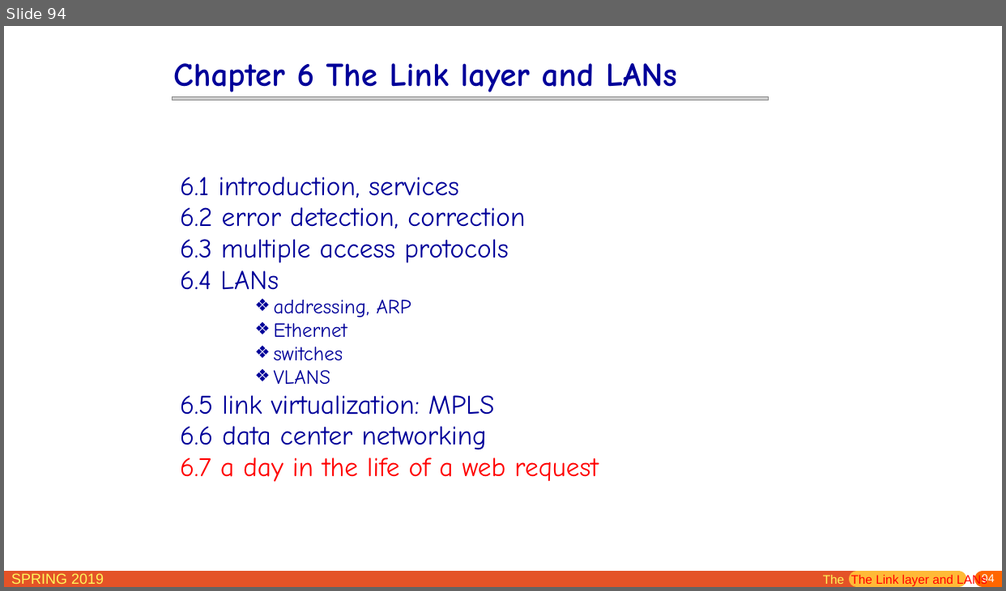
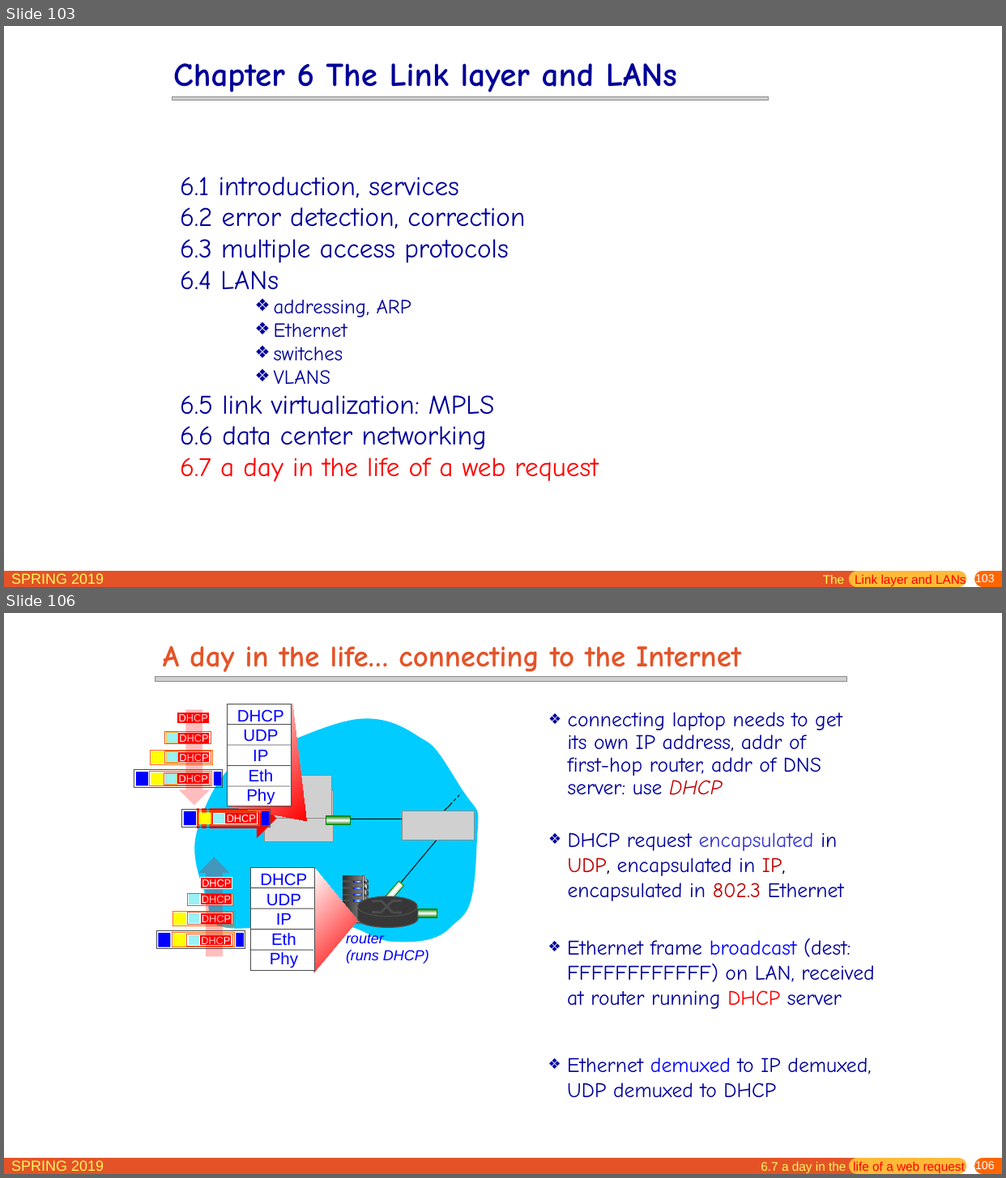
Before and after one commit to jichenghu/PPT_networkDistributed, a slide deck: chapter6.pptx. Shown one above the other, each under a label of ours: slide 94 before the commit, slides 103 and 106 after it; the slides between them are not shown. The pictures are 1006x591 and 1006x1178 pixels, drawn with LibreOffice and Linux fonts; fonts in the diff are those of the drawing; grey boxes stand for pictures. Boxes give left, top, right and bottom in pixels: in the first picture for what was removed or moved away, otherwise in the second. Text is boxed around its words. In the diff, an @@ line names an element or a change of style, - is before the commit and + after.

```diff
--- a/chapter6.pptx
+++ b/chapter6.pptx
@@ slide 106 added at (4,613,1002,1174), background #FFFFFF; not listed: 5 template elements that a slide beside it also shows @@
@@ title added at (163,646,741,672), 28.8 pt, text #E45327, bold @@
+A day in the life… connecting to the Internet
@@ picture added at (155,677,847,681) @@
@@ group added at (134,709,223,806): 16 rectangles, 3 texts, 1 down arrow @@
+DHCP
+DHCP
+DHCP
@@ rectangle added at (177,713,209,724), fill #FF0000, outline #FFFFFF 0.75 pt @@
@@ text added at (179,714,208,724), 10 pt, text #FFFFFF @@
+DHCP
@@ text added at (568,712,842,795), 20 pt, text #000099 @@
+❖ connecting laptop needs to get its own IP address, addr of first-hop router, addr of DNS server: use DHCP
@@ freeform shape added at (197,798,276,838), fill #FF0000 @@
@@ group added at (226,704,306,821): 4 lines, 1 freeform shape, 1 rectangle, 1 text @@
+DHCP
+UDP
+IP
+Eth
+Phy
@@ group added at (182,809,270,827): 8 rectangles, 1 text @@
+DHCP
@@ text added at (568,833,844,901), 20 pt, text #000099 @@
+❖ DHCP request encapsulated in UDP, encapsulated in IP, encapsulated in 802.3 Ethernet
@@ text added at (195,874,240,894), 10 pt, text #FFFFFF @@
+DHCP
@@ rectangle added at (200,877,232,888), fill #FF0000, outline #FFFFFF 0.75 pt @@
@@ group added at (157,857,245,956): 16 rectangles, 4 texts, 1 down arrow @@
+DHCP
+DHCP
+DHCP
+DHCP
@@ group added at (192,717,484,964): 12 lines, 11 rectangles, 10 rounded rectangles, 8 freeform shapes, 6 ellipses, 3 pictures, 1 text @@
+router
+(runs DHCP)
@@ group added at (249,867,357,973): 4 lines, 1 freeform shape, 1 rectangle, 1 text @@
+DHCP
+UDP
+IP
+Eth
+Phy
@@ text added at (567,939,874,1009), 20 pt, text #000099 @@
+❖ Ethernet frame broadcast (dest: FFFFFFFFFFFF) on LAN, received at router running DHCP server
@@ text added at (567,1058,871,1098), 20 pt, text #000099 @@
+❖ Ethernet demuxed to IP demuxed, UDP demuxed to DHCP
@@ text added at (761,1162,965,1174), 12 pt, text #FF0000 @@
+6.7 a day in the life of a web request
@@ what was slide 94 is now slide 103 @@
@@ slide 103 changed as well @@
@@ text at (823,574,966,587): text changed @@
-The The Link layer and LANs
+The Link layer and LANs
@@ page number at (975,574,995,586): text changed @@
-94
+103
```
Also in this commit, not shown: 13 other slides changed, 16 other slides added.
